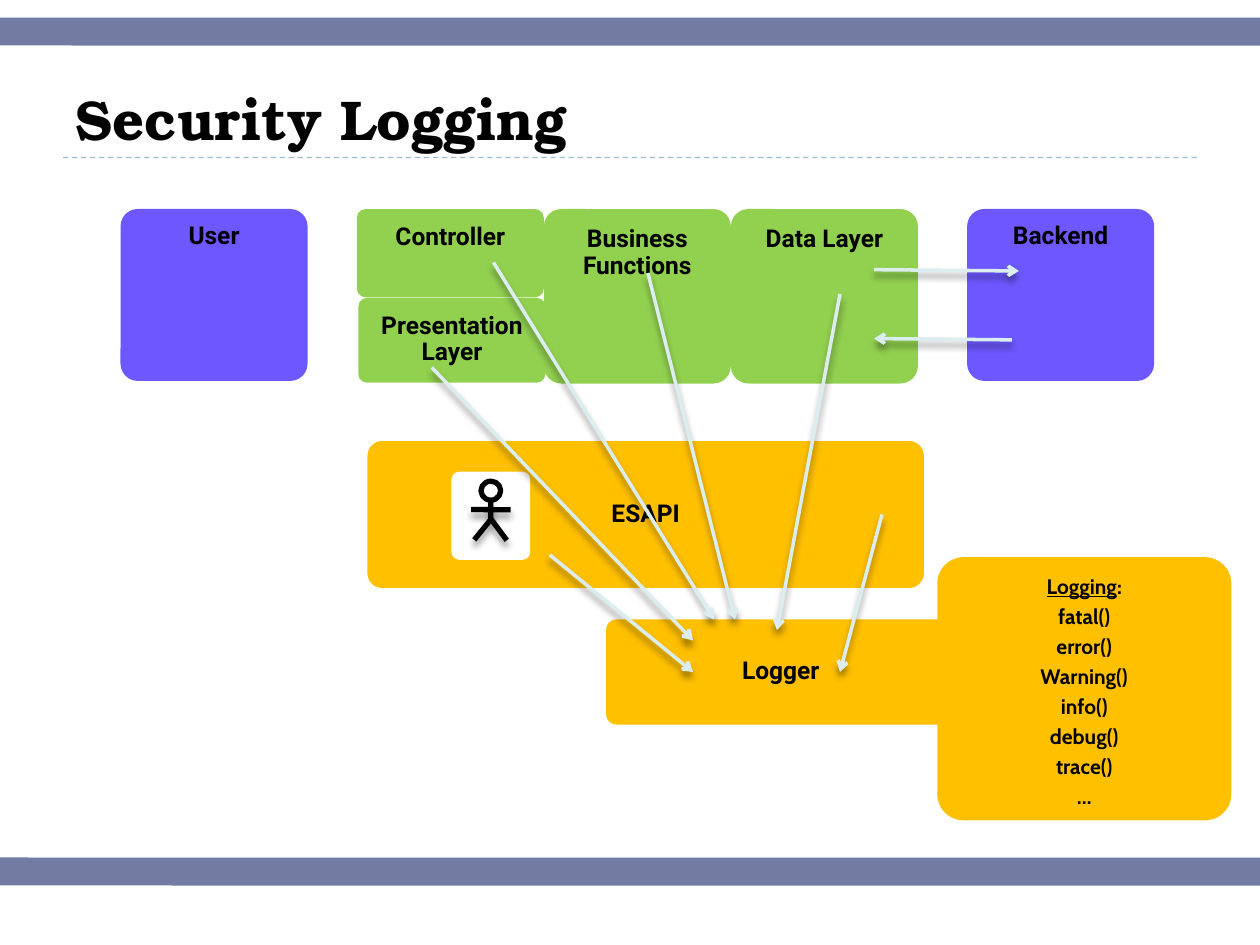
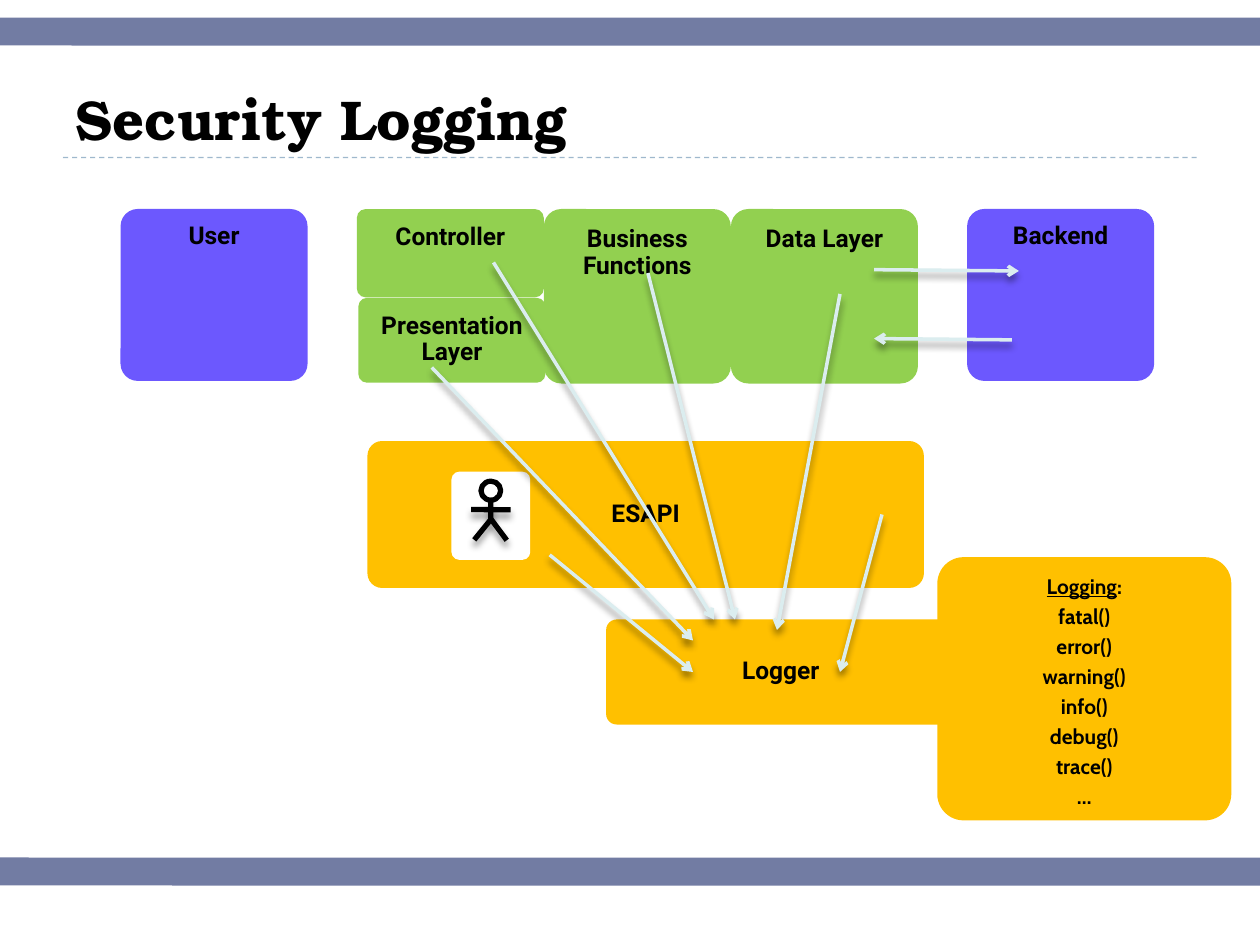
Before and after one commit to Fierozen/owasp-esapi-java, a slide deck: slide 10 of documentation/ESAPI Javadoc Pictures.pptx. Drawn at 1260x945 pixels with LibreOffice and Linux fonts; fonts in the diff are those of the drawing. Boxes give left, top, right and bottom in pixels: in the first picture for what was removed or moved away, otherwise in the second. Text is boxed around its words. In the diff, an @@ line names an element or a change of style, - is before the commit and + after.

Commit message:
Update the logger to save its output to a file whose name is now specified in the security configuration properties file. This also includes specifying the max amount of data that can go in each individual log. Cleanup the SecurityConfiguration javadocs.

```diff
--- a/documentation/ESAPI Javadoc Pictures.pptx
+++ b/documentation/ESAPI Javadoc Pictures.pptx
@@ text at bbox=[1043, 668, 1126, 689]: text changed @@
-Warning()
+warning()
```
Also in this commit, not shown: 7 other files.
